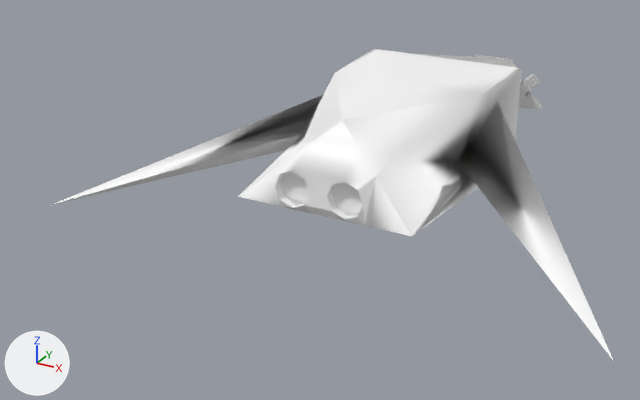
The COLLADA model octet/assets/Untitled.dae: old version first, new version second.
Camera for both pictures: a camera (50 mm lens) standing at (3.89, -10.02, 3.97) and looking at (-1.09, -0.96, -0.57). Arrows for +X, +Y and +Z are at lower left; the lights stay in place. Where no turn or scale is listed for an object, it has been applied to the vertices. Vertices at the same position are counted once.

In view in the first picture: 'SketchUp', 'SketchUp_003'.
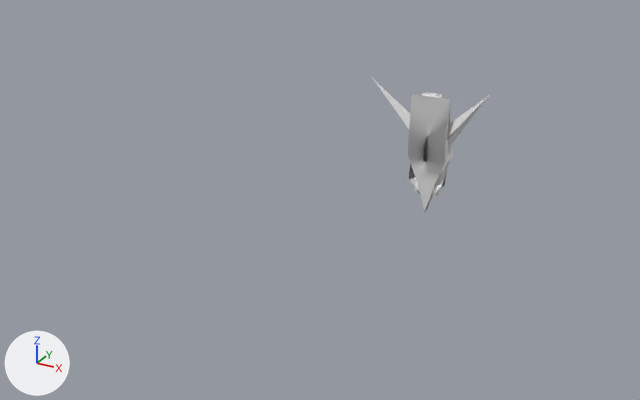
Where the change shows, as pixel boxes [x1, y1, x2, y2] in the pictures (640 x 400 px):
'SketchUp_003', deleted
    before: [54, 49, 614, 361]
'SketchUp', recoloured, reshaped
    before: [418, 54, 544, 109]
    after: [373, 79, 488, 212]

The change, as a list of edits to the scene's bpy script:
```text
Change mat_material:
    mat_material.base_color: (1.0, 1.0, 1.0) -> (0.8, 0.8, 0.8)  # white #ffffff -> white #e7e7e7
Change me_sketchup:
    used by ob_sketchup; location = (0.0, 0.0, 0.0)
    remove me_sketchup.from_pydata(...)  # 133 vertices, 288 faces; spans x -1.05..0.96, y 0.42..3.42, z 0.11..1.09
    remove me_sketchup.materials.append(mat_metal_steel_textured_white)  # picture img_metal_steel_textured_white_jpg
    add me_sketchup.from_pydata(...)  # 207 vertices, 544 faces; spans x -0.77..0.78, y -0.22..0.1, z -0.83..0.9
    me_sketchup part 1: 133 vertices removed from x -1.05..0.96, y 0.42..3.42, z 0.11..1.09; 207 vertices added at x -0.77..0.78, y -0.22..0.1, z -0.83..0.9
    add me_sketchup.materials.append(mat_material)  # white #e7e7e7
Remove ob_sketchup_003:
    ob_sketchup_003 = bpy.data.objects.new('SketchUp_003', me_sketchup_003)
    ob_sketchup_003.location = (0.0, 0.0, 0.0)
```
